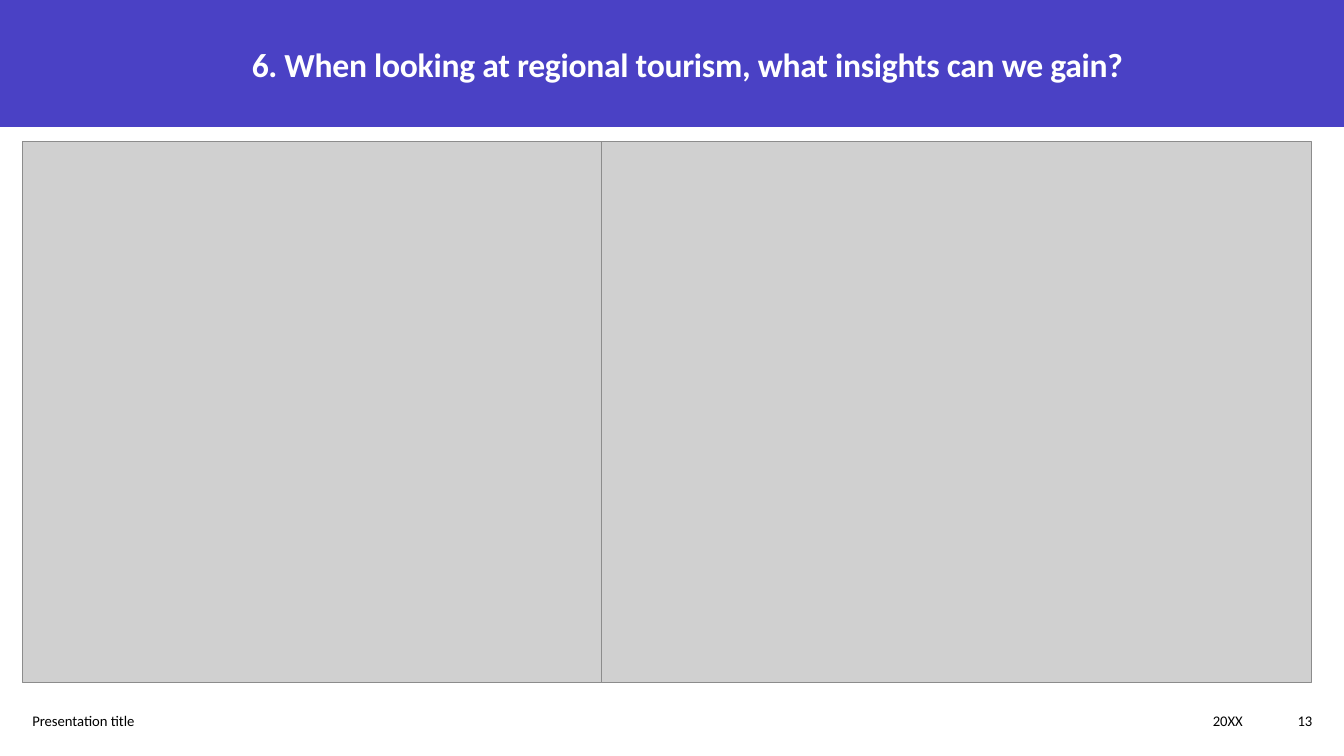
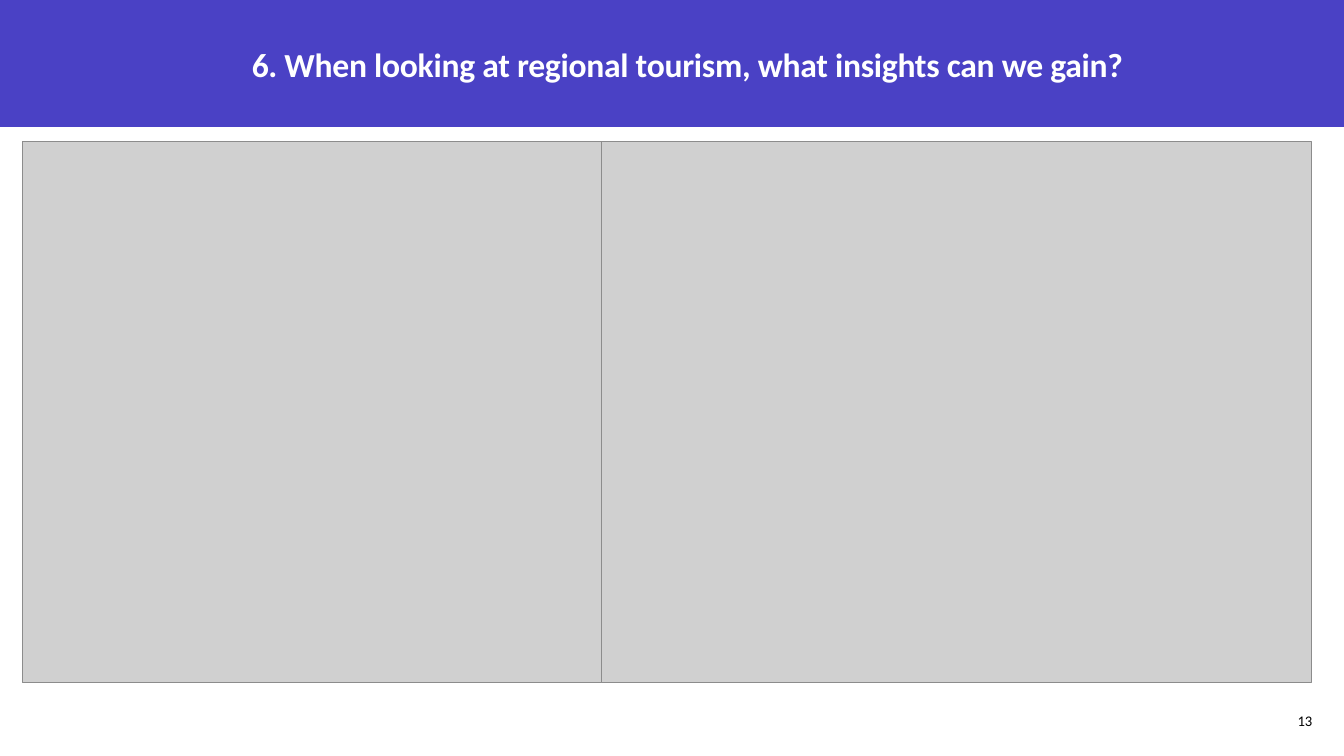
Before and after one commit to neilplenderleith/final_project_visit_scotland, a slide deck: slide 13 of Presentation/final_project_presentation.pptx. Drawn at 1344x756 pixels with LibreOffice and Linux fonts; fonts in the diff are those of the drawing; grey boxes stand for pictures. Boxes give left, top, right and bottom in pixels: in the first picture for what was removed or moved away, otherwise in the second. Text is boxed around its words. In the diff, an @@ line names an element or a change of style, - is before the commit and + after.

```diff
--- a/Presentation/final_project_presentation.pptx
+++ b/Presentation/final_project_presentation.pptx
@@ text removed at <box>32,715,135,726</box> @@
-Presentation title
@@ text removed at <box>1213,716,1243,726</box> @@
-20XX
```
Also in this commit, not shown: 18 other slides changed, 1 slide removed, 2 other files.
